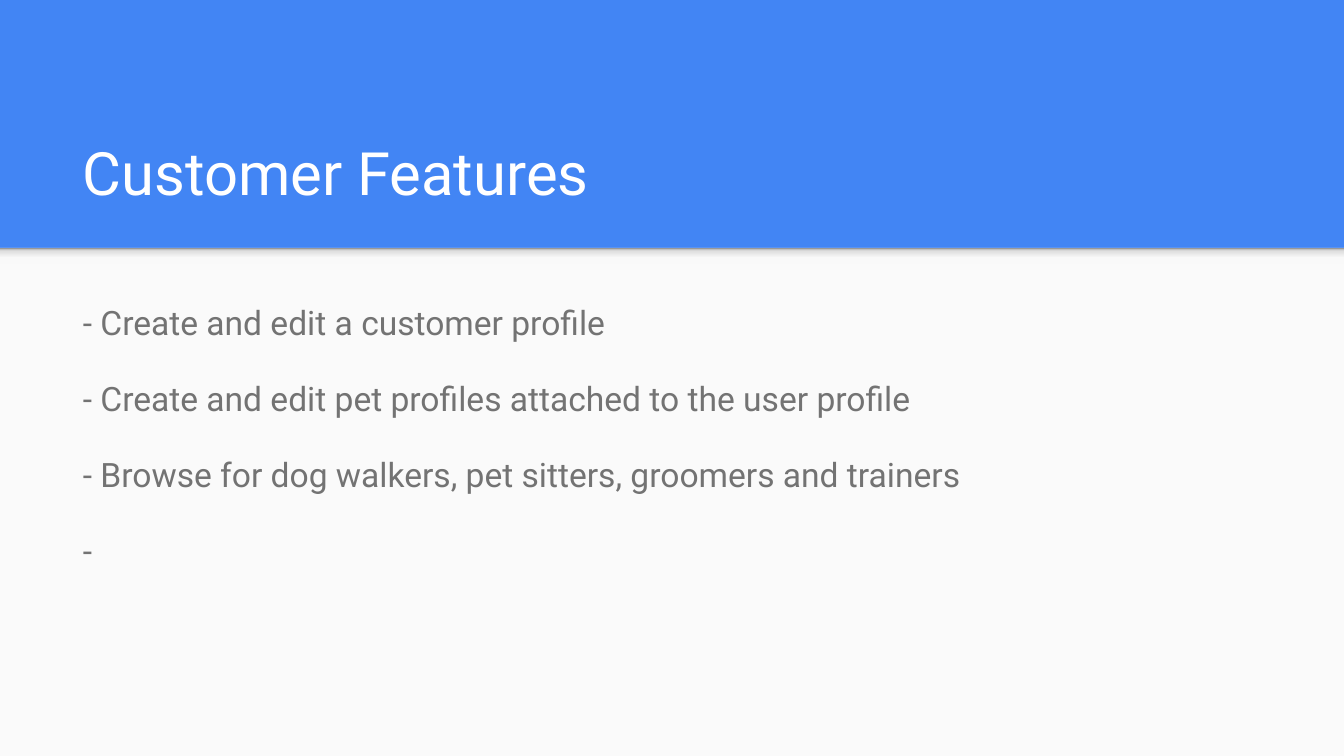
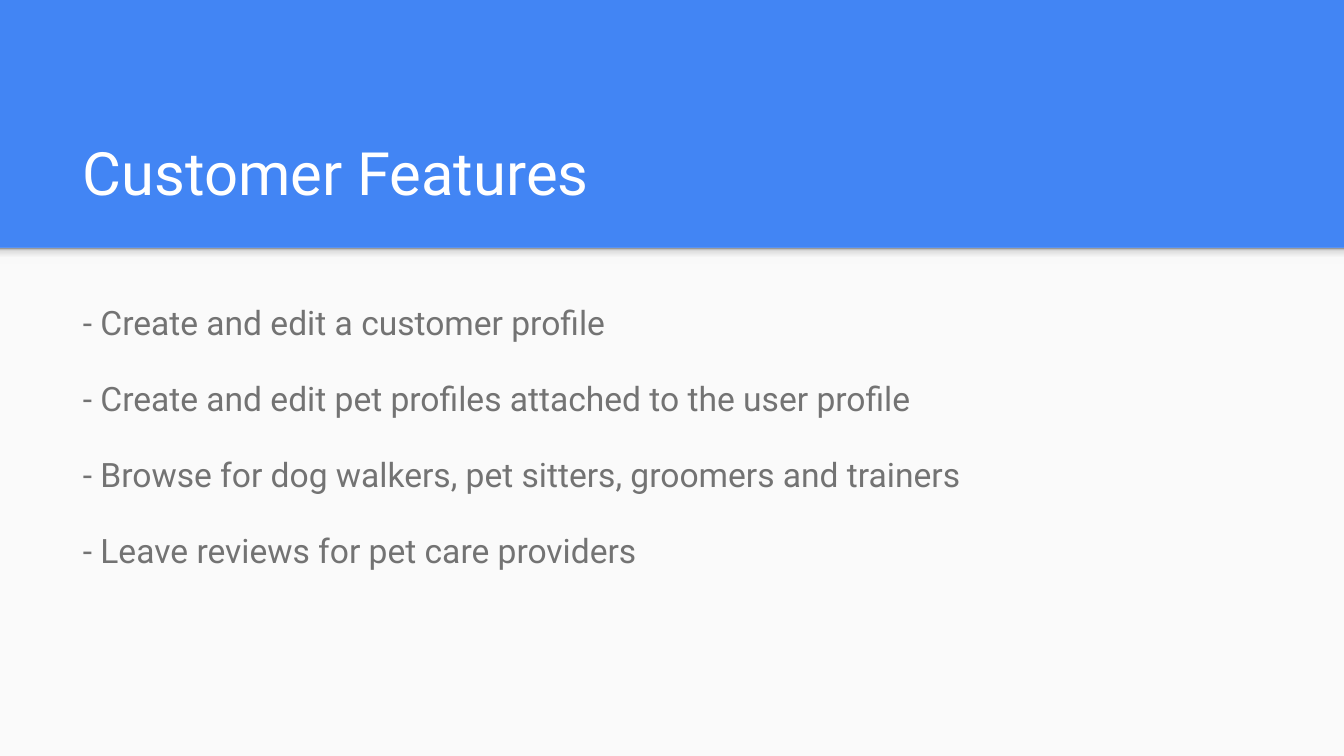
Before and after one commit to cjdavis8/f26-team18, a slide deck: slide 2 of docs/PetPal Presentation.pptx. Drawn at 1344x756 pixels with LibreOffice and Linux fonts; fonts in the diff are those of the drawing. Boxes give left, top, right and bottom in pixels: in the first picture for what was removed or moved away, otherwise in the second. Text is boxed around its words. In the diff, an @@ line names an element or a change of style, - is before the commit and + after.

Commit message:
ppt changes

```diff
--- a/docs/PetPal Presentation.pptx
+++ b/docs/PetPal Presentation.pptx
@@ text at bbox=[100, 537, 637, 570]: text changed @@
--
+- Leave reviews for pet care providers
```
